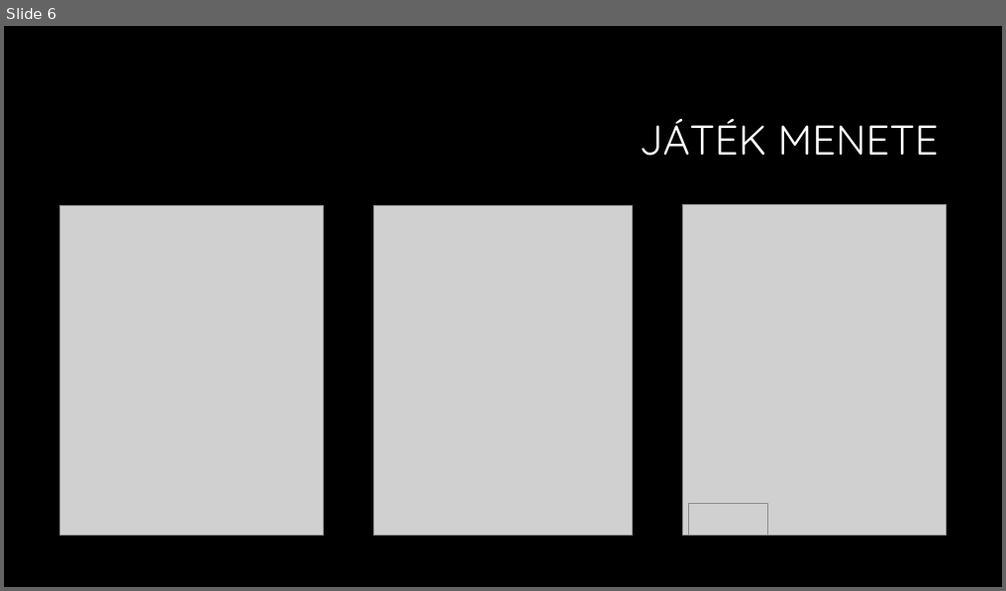
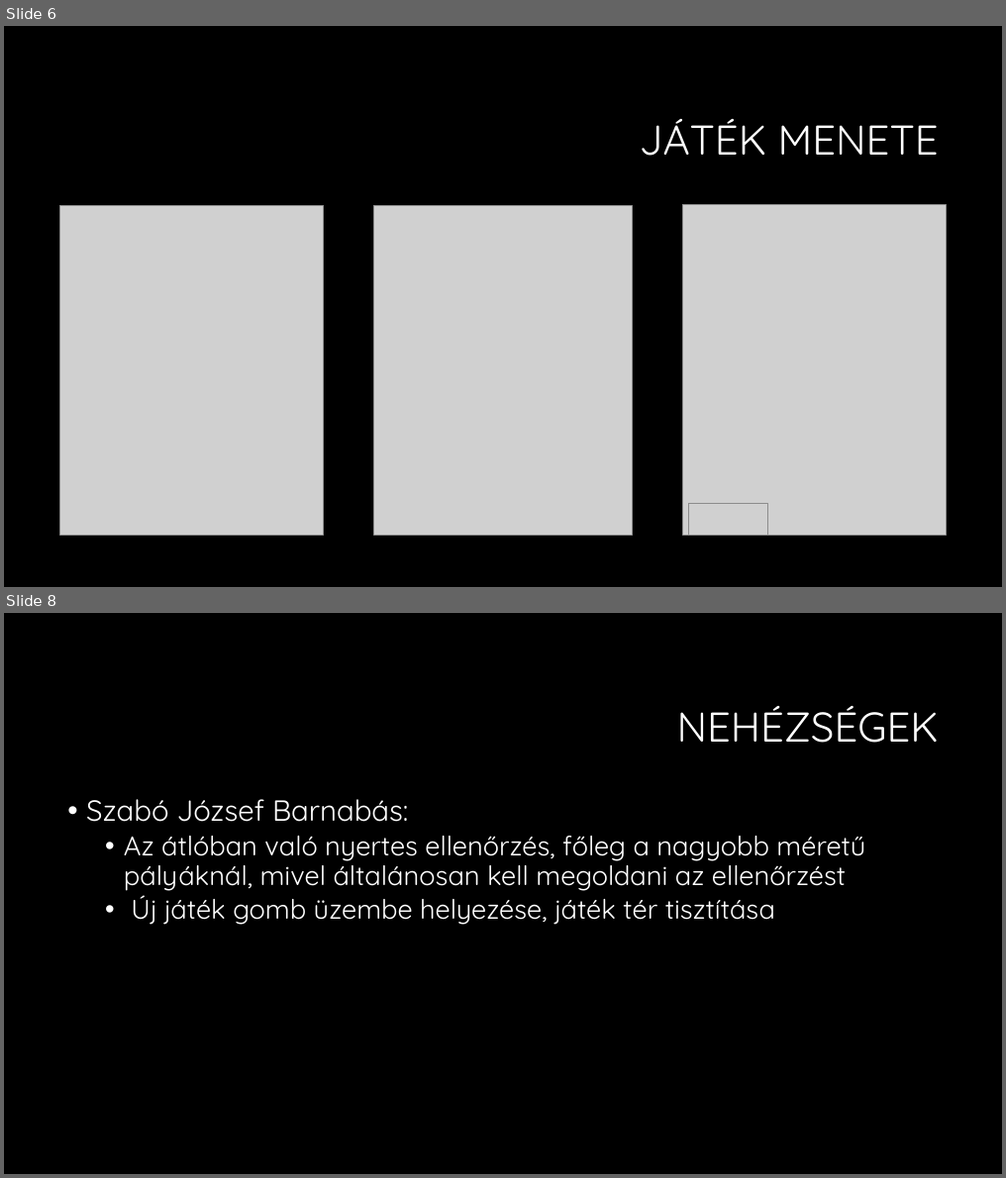
Before and after one commit to vincevince0/wizli, a slide deck: Amőba játék.pptx. Shown one above the other, each under a label of ours: slide 6 before the commit, slides 6 and 8 after it; the slides between them are not shown. The pictures are 1006x591 and 1006x1178 pixels, drawn with LibreOffice and Linux fonts; fonts in the diff are those of the drawing; grey boxes stand for pictures; background and template pictures are left out. Boxes give left, top, right and bottom in pixels: in the first picture for what was removed or moved away, otherwise in the second. Text is boxed around its words. In the diff, an @@ line names an element or a change of style, - is before the commit and + after.

```diff
--- a/Amőba játék.pptx
+++ b/Amőba játék.pptx
@@ slide 8 added at [4,613,1002,1174], background #000000 @@
@@ title added at [677,706,939,743], 40 pt, text #FFFFFF @@
+NEHÉZSÉGEK
@@ text added at [86,799,865,925], 26 pt, text #FFFFFF @@
+• Szabó József Barnabás:
+  • Az átlóban való nyertes ellenőrzés, főleg a nagyobb méretű pályáknál, mivel általánosan kell megoldani az ellenőrzést
+  • Új játék gomb üzembe helyezése, játék tér tisztítása
```
Also in this commit, not shown: 3 slides changed, 7 other slides added.
